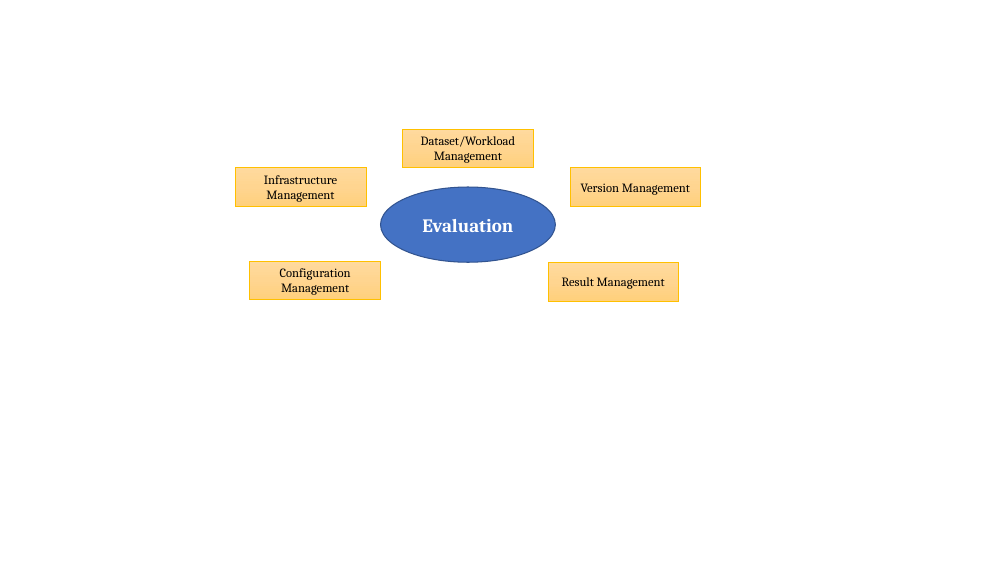
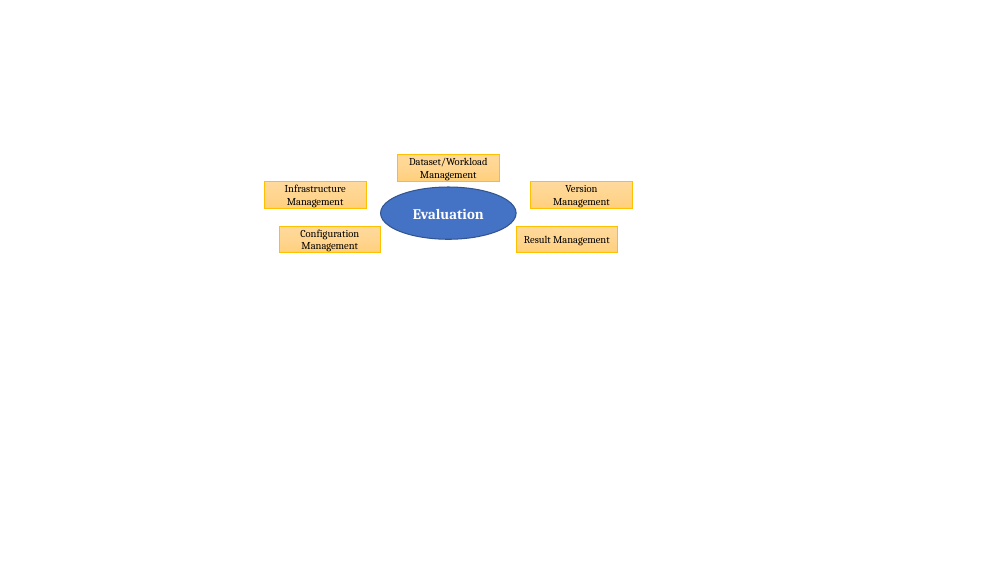
Before and after one commit to Cecca/running-experiments, a slide deck: slide 1 of figs/discussion_points.pptx. Drawn at 1008x567 pixels with LibreOffice and Linux fonts; fonts in the diff are those of the drawing. Boxes give left, top, right and bottom in pixels: in the first picture for what was removed or moved away, otherwise in the second. Text is boxed around its words. In the diff, an @@ line names an element or a change of style, - is before the commit and + after.

```diff
--- a/figs/discussion_points.pptx
+++ b/figs/discussion_points.pptx
@@ rectangle "Dataset/Workload Management": place and size @@
-rectangle "Dataset/Workload Management" at <box>402,129,533,167</box>
+rectangle "Dataset/Workload Management" at <box>398,154,499,181</box>
@@ rectangle "Infrastructure Management": place and size @@
-rectangle "Infrastructure Management" at <box>235,168,366,206</box>
+rectangle "Infrastructure Management" at <box>265,181,366,209</box>
@@ ellipse "Evaluation": place and size @@
-ellipse "Evaluation" at <box>380,187,555,262</box>
+ellipse "Evaluation" at <box>380,187,516,239</box>
@@ ellipse "Evaluation" at <box>380,187,516,239</box>: size 18 to 14 pt @@
@@ rectangle "Version Management": place and size @@
-rectangle "Version Management" at <box>570,168,701,206</box>
+rectangle "Version Management" at <box>531,181,632,209</box>
@@ rectangle "Configuration Management": place and size @@
-rectangle "Configuration Management" at <box>250,261,380,299</box>
+rectangle "Configuration Management" at <box>279,226,380,253</box>
@@ size 12 to 10 pt in 5 elements at <box>265,181,366,209</box>, <box>398,154,499,181</box>, <box>531,181,632,209</box>, <box>279,226,380,253</box>, <box>516,226,618,253</box> @@
@@ rectangle "Result Management": place and size @@
-rectangle "Result Management" at <box>548,262,679,301</box>
+rectangle "Result Management" at <box>516,226,618,253</box>
```
Also in this commit, not shown: 3 other files.
